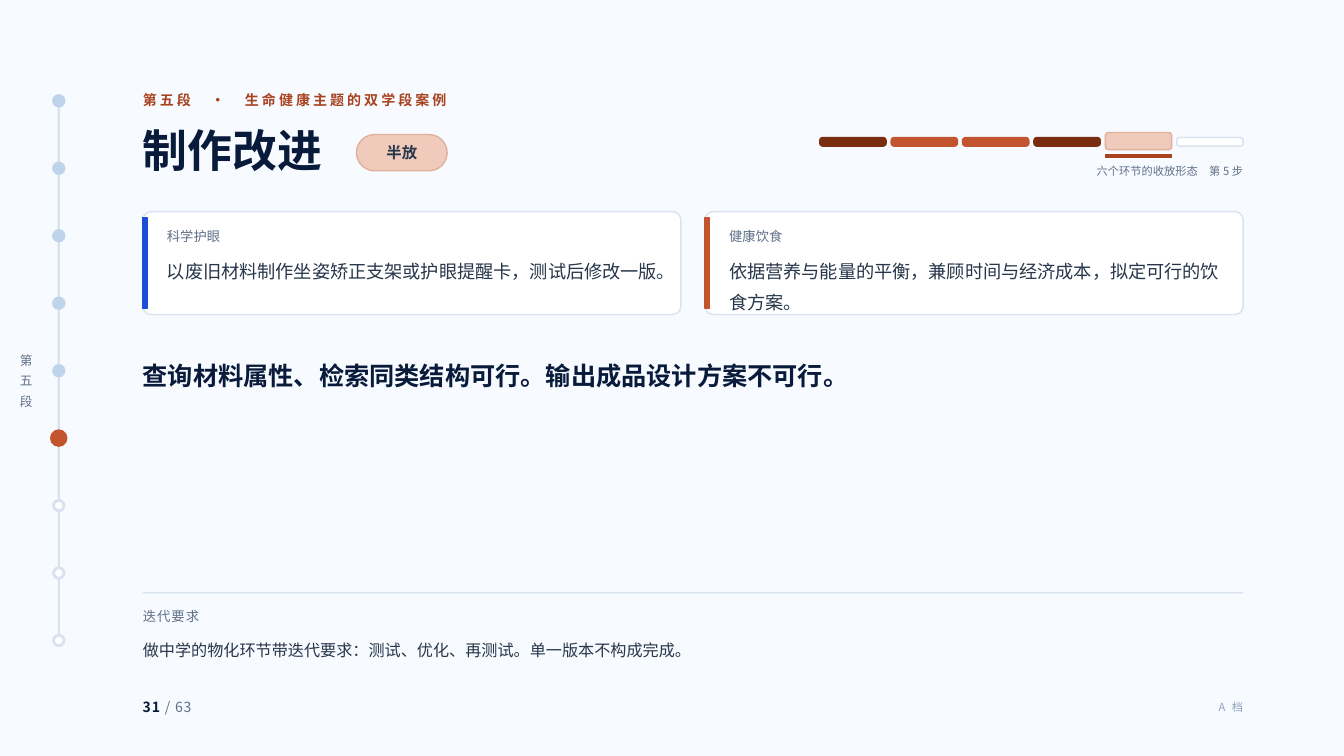
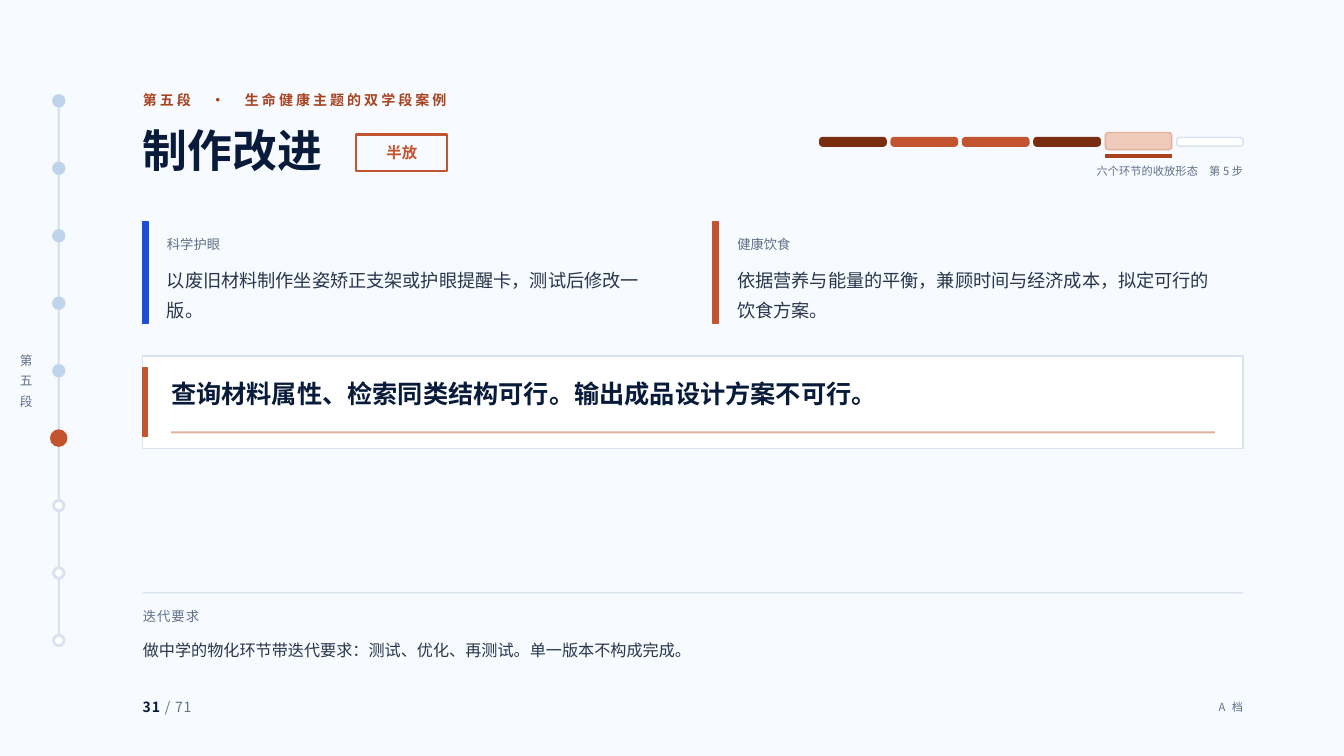
Before and after one commit to tonyxinvip/slides, a slide deck: slide 31 of comprehensive-practice-ai/做中学与综合实践活动.pptx. Drawn at 1344x756 pixels with LibreOffice and Linux fonts; fonts in the diff are those of the drawing. Boxes give left, top, right and bottom in pixels: in the first picture for what was removed or moved away, otherwise in the second. Text is boxed around its words. In the diff, an @@ line names an element or a change of style, - is before the commit and + after.

```diff
--- a/comprehensive-practice-ai/做中学与综合实践活动.pptx
+++ b/comprehensive-practice-ai/做中学与综合实践活动.pptx
@@ text "半放" at bbox=[386, 145, 417, 160]: text colour #27364A to #C2552F @@
@@ rectangle at bbox=[357, 134, 448, 170]: rounded rectangle to rectangle; fill #F0CBBB to none; outline #DFB09C 1 pt to #C2552F 1.5 pt @@
@@ rectangle: place and size @@
-rectangle at bbox=[143, 218, 147, 309]
+rectangle at bbox=[143, 222, 148, 324]
@@ rounded rectangle removed at bbox=[143, 212, 682, 315] @@
@@ text "科学护眼": place and size @@
-text "科学护眼" at bbox=[167, 230, 220, 242]
+text "科学护眼" at bbox=[167, 238, 220, 250]
@@ rounded rectangle removed at bbox=[705, 212, 1243, 315] @@
@@ rectangle: place and size @@
-rectangle at bbox=[705, 218, 709, 309]
+rectangle at bbox=[713, 222, 718, 324]
@@ text "健康饮食": place and size @@
-text "健康饮食" at bbox=[729, 230, 782, 242]
+text "健康饮食" at bbox=[737, 238, 790, 250]
@@ text "以废旧材料制作坐姿矫正支架或护眼提醒卡，测试后修改一版。" rewrapped from bbox=[167, 262, 675, 280] to bbox=[167, 271, 639, 319] @@
@@ text "依据营养与能量的平衡，兼顾时间与经济成本，拟定可行的饮食方案。" rewrapped from bbox=[729, 262, 1219, 311] to bbox=[737, 271, 1209, 319] @@
@@ rectangle added at bbox=[143, 356, 1244, 449], fill #FFFFFF, outline #D9E2EF 1 pt @@
@@ rectangle added at bbox=[143, 368, 148, 437], fill #C2552F, outline #C2552F 1 pt @@
@@ text "查询材料属性、检索同类结构可行。输出成品设计方案不可行。": place and size @@
-text "查询材料属性、检索同类结构可行。输出成品设计方案不可行。" at bbox=[143, 363, 849, 388]
+text "查询材料属性、检索同类结构可行。输出成品设计方案不可行。" at bbox=[171, 381, 877, 406]
@@ text "查询材料属性、检索同类结构可行。输出成品设计方案不可行。" at bbox=[171, 381, 877, 406]: line spacing 1.4 to 1.35 @@
@@ line added from (171, 433) to (1215, 433), #DFB09C 1.5 pt @@
@@ text at bbox=[143, 701, 191, 712]: text changed @@
-31 / 63
+31 / 71
@@ text "A 档" at bbox=[1219, 702, 1243, 712]: text colour #8FA3BE to #5F7088 @@
```
Also in this commit, not shown: 62 other slides changed, 8 slides added, 20 other files.
